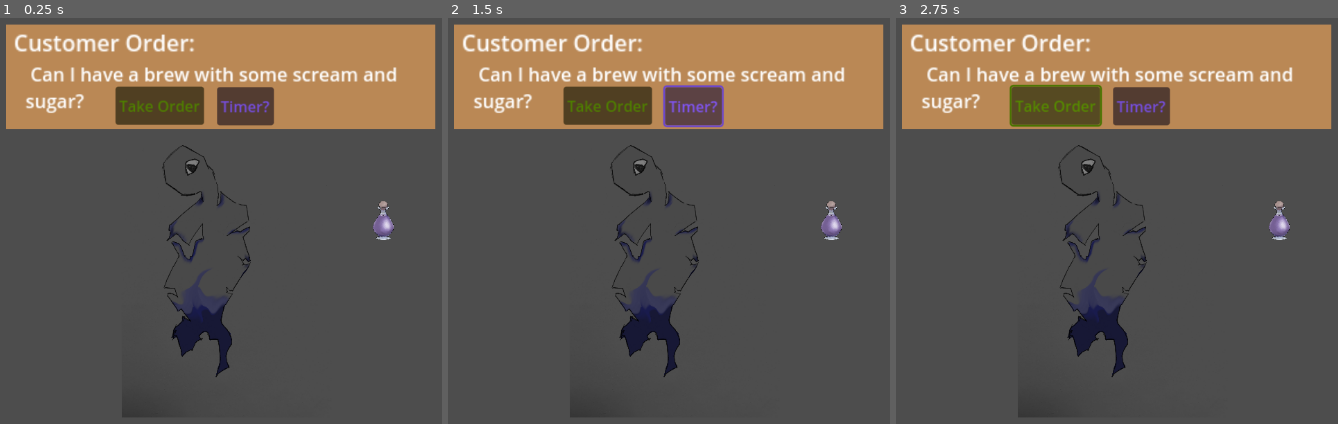
Above: before the commit, frames 1-3 (left to right).
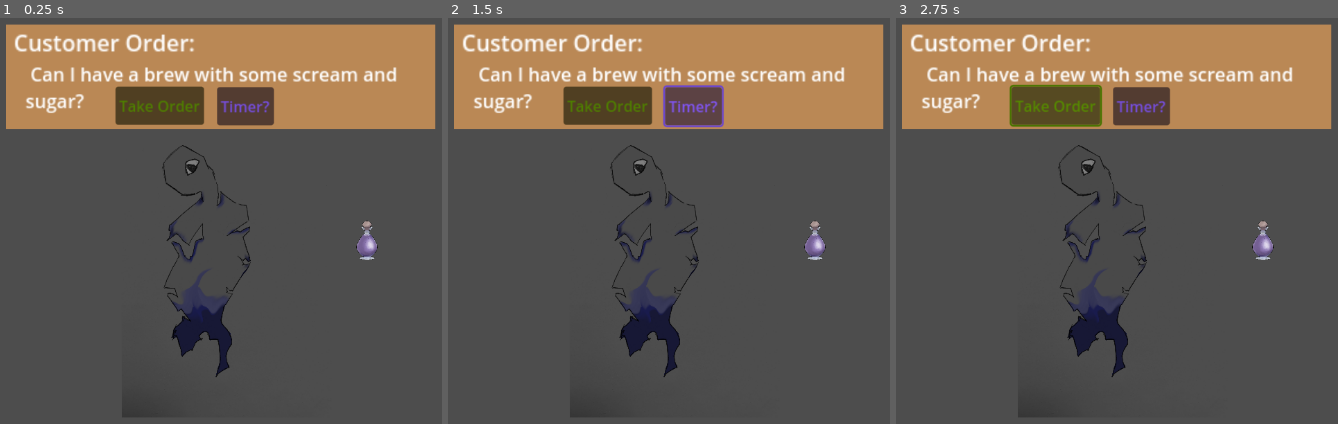
Above: after the commit, the same moments.

Repository: IFlewDowntheStairsOnce/AFK_Atelier
Game: Godot game, scene res://scenes/Ghost_Customer.tscn
Same seed, same stepped clock (60 frames per second), same inputs: the game is played once before the commit and once after it.
Inputs:
- Up to frame 1 (0.25 s): no input
- Up to frame 2 (1.5 s): click "Take Order" at 0.5 s; click "Timer?" at 1.25 s
- Up to frame 3 (2.75 s): click "Take Order" at 2 s

The runs differ from the first frame. In frame 1, 0.6% of the frame differs, in the area x 80-90%, y 45-60%; in frame 2, 0.6%; in frame 3, 0.6%.

Commit message:
Click Added
Added click to project settings

Diff:
--- a/project.godot
+++ b/project.godot
@@ -22,10 +22,6 @@
 
 [input]
 
-chat={
-"deadzone": 0.5,
-"events": []
-}
 order={
 "deadzone": 0.5,
 "events": [Object(InputEventKey,"resource_local_to_scene":false,"resource_name":"","device":-1,"window_id":0,"alt_press …(192 unchanged characters)…
@@ -33,6 +29,11 @@
 }
 click={
 "deadzone": 0.5,
-"events": [Object(InputEventMouseButton,"resource_local_to_s …(115 unchanged characters)… alse,"meta_pressed":false,"button_mask":0,"position":Vector2(0, 0),"global_position":Vector2(0, 0),"factor":1.0,"button_index":1,"canceled":false,"pressed":false,"double_click":false,"script":null)
+"events": [Object(InputEventMouseButton,"resource_local_to_s …(115 unchanged characters)… alse,"meta_pressed":false,"button_mask":1,"position":Vector2(141, 6),"global_position":Vector2(150, 52),"factor":1.0,"button_index":1,"canceled":false,"pressed":true,"double_click":false,"script":null)
 ]
 }
+chat={
+"deadzone": 0.5,
+"events": [Object(InputEventKey,"resource_local_to_scene":false,"resource_name":"","device":-1,"window_id":0,"alt_pressed":false,"shift_pressed":false,"ctrl_pressed":false,"meta_pressed":false,"pressed":false,"keycode":0,"physical_keycode":67,"key_label":0,"unicode":99,"location":0,"echo":false,"script":null)
+]
+}
--- a/scenes/Ghost_Customer.tscn
+++ b/scenes/Ghost_Customer.tscn
@@ -98,7 +98,7 @@
 metadata/_edit_use_anchors_ = true
 
 [node name="Potion1" parent="." instance=ExtResource("7_g7xqj")]
-position = Vector2(1680, -624)
+position = Vector2(1504.31, -409.589)
 
 [connection signal="body_entered" from="Chat_Detection_Area" to="." method="_on_chat_detection_area_body_entered"]
 [connection signal="body_exited" from="Chat_Detection_Area" to="." method="_on_chat_detection_area_body_exited"]
